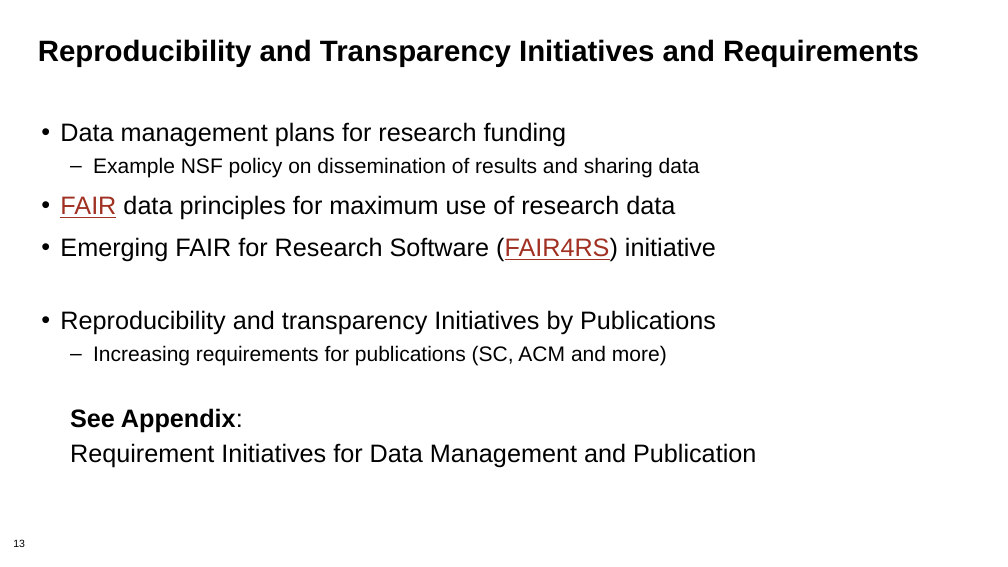
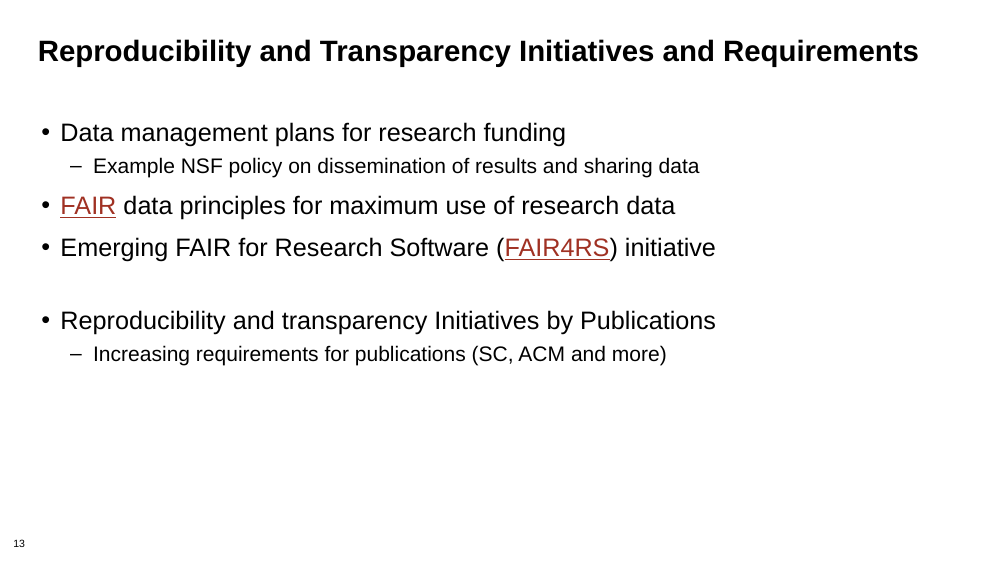
Before and after one commit to bssw-tutorial/presentations, a slide deck: slide 13 of reproducibility.pptx. Drawn at 1008x567 pixels with LibreOffice and Linux fonts; fonts in the diff are those of the drawing; background and template pictures are left out. Boxes give left, top, right and bottom in pixels: in the first picture for what was removed or moved away, otherwise in the second. Text is boxed around its words. In the diff, an @@ line names an element or a change of style, - is before the commit and + after.

Commit message:
Remove a couple of lines that referred to a different structure of the talk

```diff
--- a/reproducibility.pptx
+++ b/reproducibility.pptx
@@ text at (70, 408, 756, 468): paragraphs removed @@
-  See Appendix:
-  Requirement Initiatives for Data Management and Publication
```
